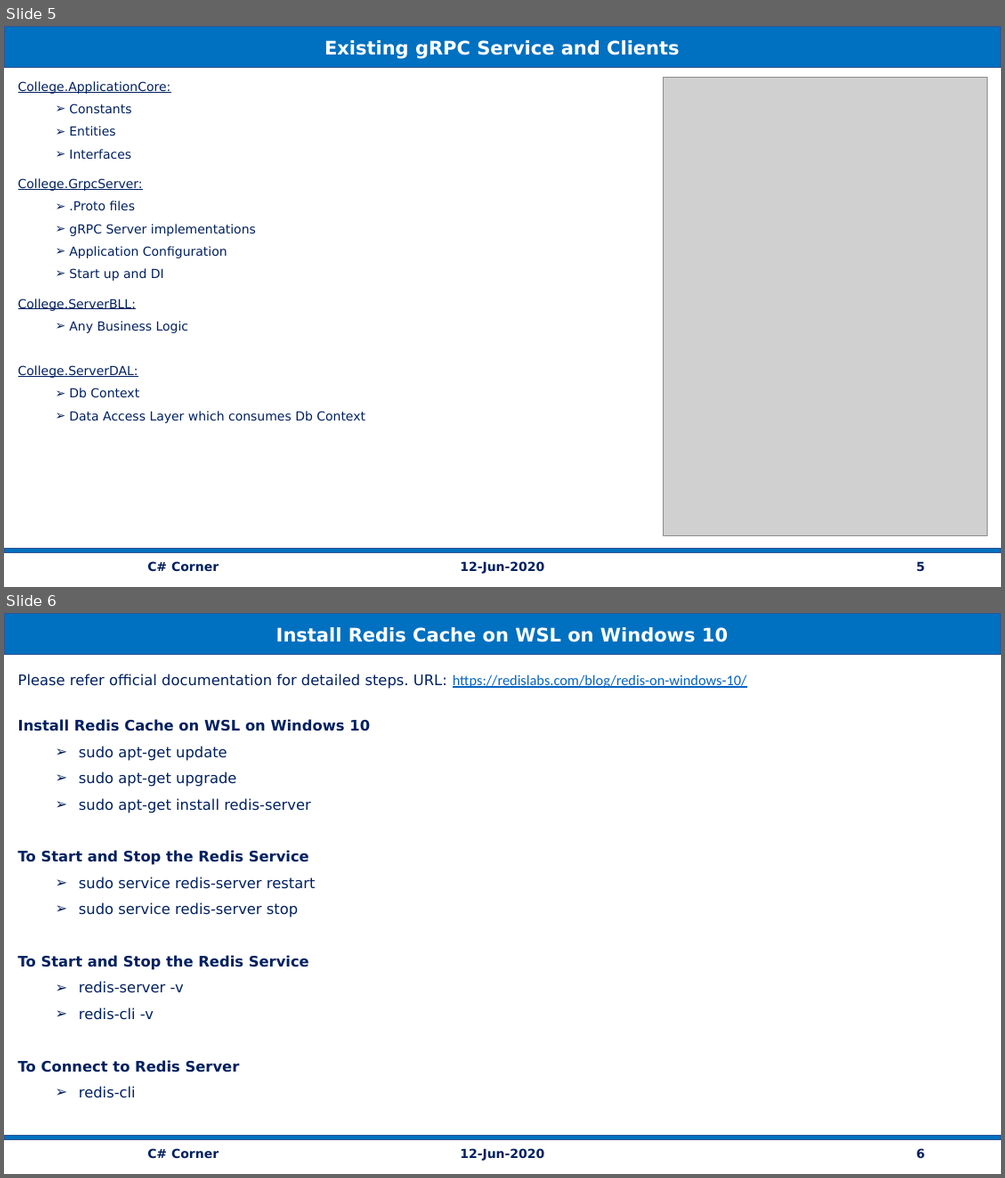
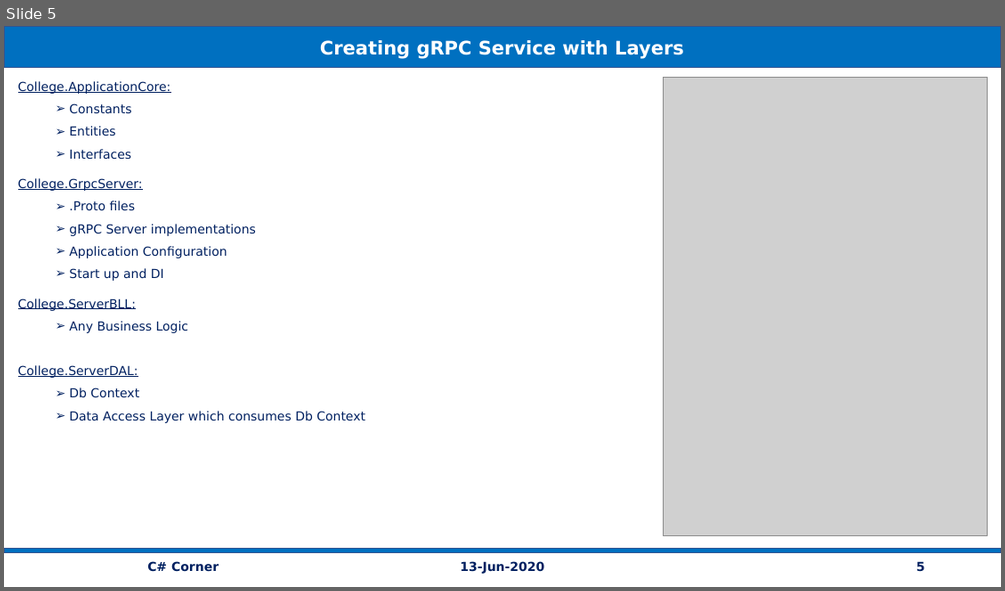
Before and after one commit to vishipayyallore/speaker_series_2021, a slide deck: CSharpCorner/gRPC_ASP.Net_EF3.x_Angular9_13Jun2020/Documentation/gRPC_Service_Efficient_MicroService.pptx. Shown one above the other, each under a label of ours: slides 5 and 6 before the commit, slide 5 after it. The pictures are 1005x1178 and 1005x591 pixels, drawn with LibreOffice and Linux fonts; fonts in the diff are those of the drawing; grey boxes stand for pictures. Boxes give left, top, right and bottom in pixels: in the first picture for what was removed or moved away, otherwise in the second. Text is boxed around its words. In the diff, an @@ line names an element or a change of style, - is before the commit and + after.

```diff
--- a/CSharpCorner/gRPC_ASP.Net_EF3.x_Angular9_13Jun2020/Documentation/gRPC_Service_Efficient_MicroService.pptx
+++ b/CSharpCorner/gRPC_ASP.Net_EF3.x_Angular9_13Jun2020/Documentation/gRPC_Service_Efficient_MicroService.pptx
@@ slide 6 removed at [4, 613, 1001, 1174], background #FFFFFF @@
@@ rectangle removed at [4, 614, 1000, 654] @@
-Install Redis Cache on WSL on Windows 10
@@ text removed at [18, 674, 747, 1098] @@
-Please refer official documentation for detailed steps. URL: https://redislabs.com/blog/redis-on-windows-10/
-Install Redis Cache on WSL on Windows 10
-  ➢ sudo apt-get update
-  ➢ sudo apt-get upgrade
-  ➢ sudo apt-get install redis-server
-To Start and Stop the Redis Service
-  ➢ sudo service redis-server restart
-  ➢ sudo service redis-server stop
-To Start and Stop the Redis Service
-  ➢ redis-server -v
-  ➢ redis-cli -v
-To Connect to Redis Server
-  ➢ redis-cli
@@ rectangle removed at [4, 1135, 1000, 1140] @@
@@ text removed at [147, 1148, 218, 1159] @@
-C# Corner
@@ text removed at [460, 1148, 544, 1160] @@
-12-Jun-2020
@@ page number removed at [916, 1148, 925, 1158] @@
-6
@@ slide 5 changed as well @@
@@ text in rectangle at [320, 40, 684, 59]: text changed @@
-Existing gRPC Service and Clients
+Creating gRPC Service with Layers
@@ text at [460, 561, 544, 573]: text changed @@
-12-Jun-2020
+13-Jun-2020
```
Also in this commit, not shown: 10 other slides changed, 7 slides added, 1 other slide removed, 59 other files.
